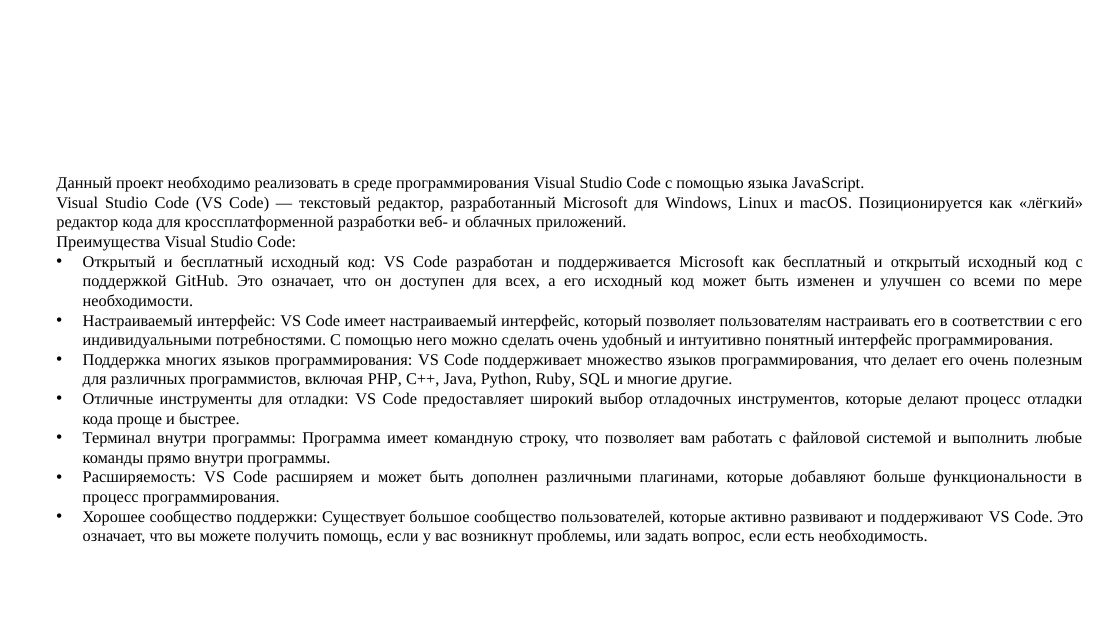
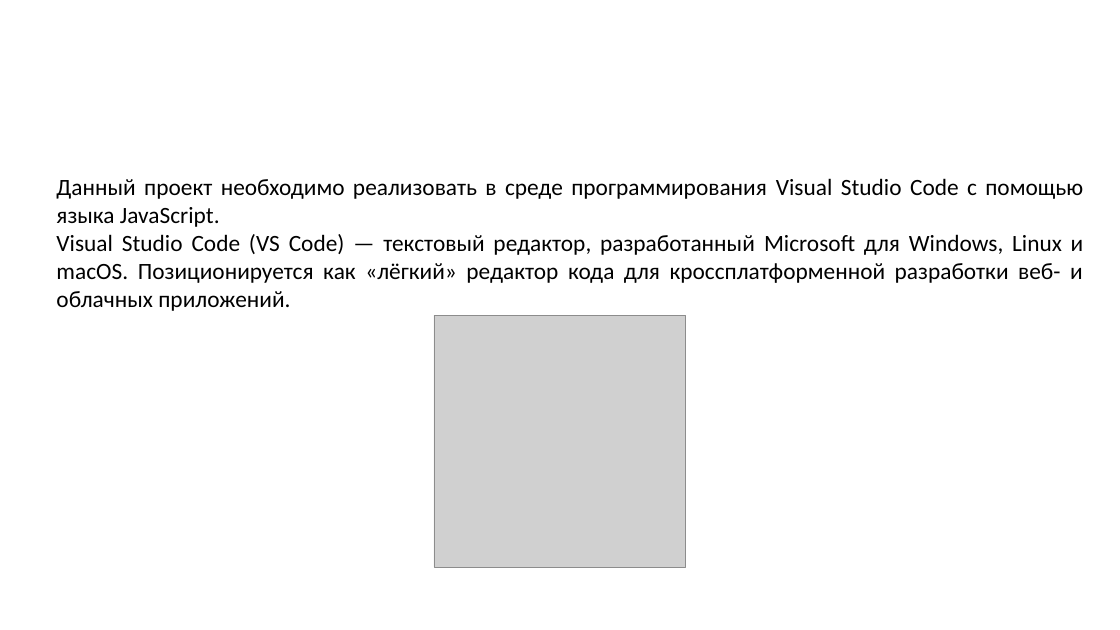
Before and after one commit to rad1anttt/diplom-_-, a slide deck: slide 13 of rad1anttt презентация.pptx (slide 12 before the commit). Drawn at 1120x630 pixels with LibreOffice and Linux fonts; fonts in the diff are those of the drawing; grey boxes stand for pictures; background and template pictures are left out. Boxes give left, top, right and bottom in pixels: in the first picture for what was removed or moved away, otherwise in the second. Text is boxed around its words. In the diff, an @@ line names an element or a change of style, - is before the commit and + after.

```diff
--- a/rad1anttt презентация.pptx
+++ b/rad1anttt презентация.pptx
@@ text "Данный проект необходимо реализовать в ..." at [56,178,1084,311]: size 14 to 20 pt, font Times New Roman to Calibri @@
@@ text at [56,235,1083,545]: paragraphs removed @@
-Преимущества Visual Studio Code:
-• Открытый и бесплатный исходный код: VS Code разработан и поддерживается Microsoft как бесплатный и открытый исходный код с поддержкой GitHub. Это означает, что он доступен для всех, а его исходный код может быть изменен и улучшен со всеми по мере необходимости.
-• Настраиваемый интерфейс: VS Code имеет настраиваемый интерфейс, который позволяет пользователям настраивать его в соответствии с его индивидуальными потребностями. С помощью него можно сделать очень удобный и интуитивно понятный интерфейс программирования.
-• Поддержка многих языков программирования: VS Code поддерживает множество языков программирования, что делает его очень полезным для различных программистов, включая PHP, C++, Java, Python, Ruby, SQL и многие другие.
-• Отличные инструменты для отладки: VS Code предоставляет широкий выбор отладочных инструментов, которые делают процесс отладки кода проще и быстрее.
-• Терминал внутри программы: Программа имеет командную строку, что позволяет вам работать с файловой системой и выполнить любые команды прямо внутри программы.
-• Расширяемость: VS Code расширяем и может быть дополнен различными плагинами, которые добавляют больше функциональности в процесс программирования.
-• Хорошее сообщество поддержки: Существует большое сообщество пользователей, которые активно развивают и поддерживают VS Code. Это означает, что вы можете получить помощь, если у вас возникнут проблемы, или задать вопрос, если есть необходимость.
@@ picture added at [434,315,686,567] @@
```
Also in this commit, not shown: 16 other slides changed, 7 slides added, 2 slides removed, 1 other file.
